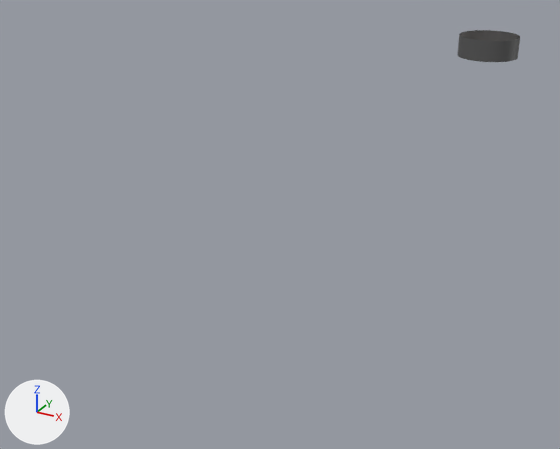
Before and after pictures for a commit that changed the Blender file Assets/Models/LightFixtures/fixtures.blend.
Before and after are seen from a 50 mm camera at (1.66, -6.68, 1.26) aimed at (-0.59, -2.59, -0.79). Arrows for +X, +Y and +Z are at lower left; the lights stay in place. Mesh edges are drawn as thin lines on the coarser meshes.

Script lines for the objects in view, before the commit:
```python
me_cylinder = bpy.data.meshes.new('Cylinder')
me_cylinder.from_pydata(...)  # 128 vertices, 97 faces; spans x -0.25..0.25, y -0.25..0.25, z -0.087..0.087
me_cylinder.polygons.foreach_set('use_smooth', [True] * 97)
# faces by material slot: [96, 1]
me_cylinder.materials.append(mat_base)  # dark grey #585858
me_cylinder.materials.append(mat_light)  # white #e7d7ce
ob_recessedlight = bpy.data.objects.new('RecessedLight', me_cylinder)
ob_recessedlight.location = (0.0, 0.0, 0.0)
```
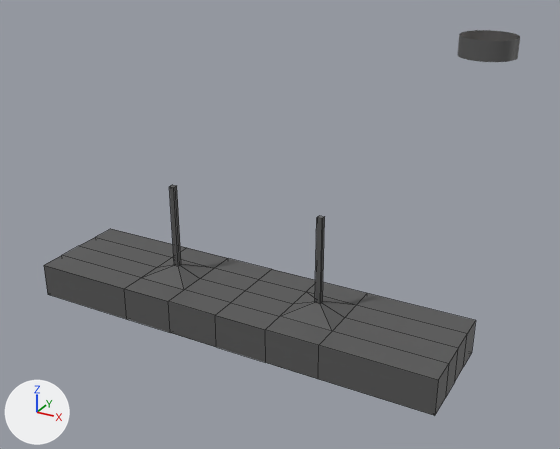
The newer file is also rescaled (x0.5), turned or shifted as a whole; pictures and numbers use the older file's frame.

The change, as a diff of the scene's bpy script:
```diff
--- a/Assets/Models/LightFixtures/fixtures.blend.py
+++ b/Assets/Models/LightFixtures/fixtures.blend.py
@@ me_cube_001 @@
+me_cube_001.from_pydata(...)  # 134 vertices, 130 faces; spans x -0.5..0.5, y -0.125..0.125, z -0.291..0.013
+# faces by material slot: [106, 24]
+me_cube_001.materials.append(mat_base)  # dark grey #585858
+me_cube_001.materials.append(mat_light)  # white #e7d7ce
@@ ob_hanginglight @@
+ob_hanginglight = bpy.data.objects.new('HangingLight', me_cube_001)
+ob_hanginglight.location = (0.0, -4.0, -0.033)
+ob_hanginglight.scale = (2.0, 2.0, 2.0)
```

Location of each change, [x1, y1, x2, y2] in pixels of the pictures (560 x 449 px):
'HangingLight', added
    after: [44, 185, 476, 415]
